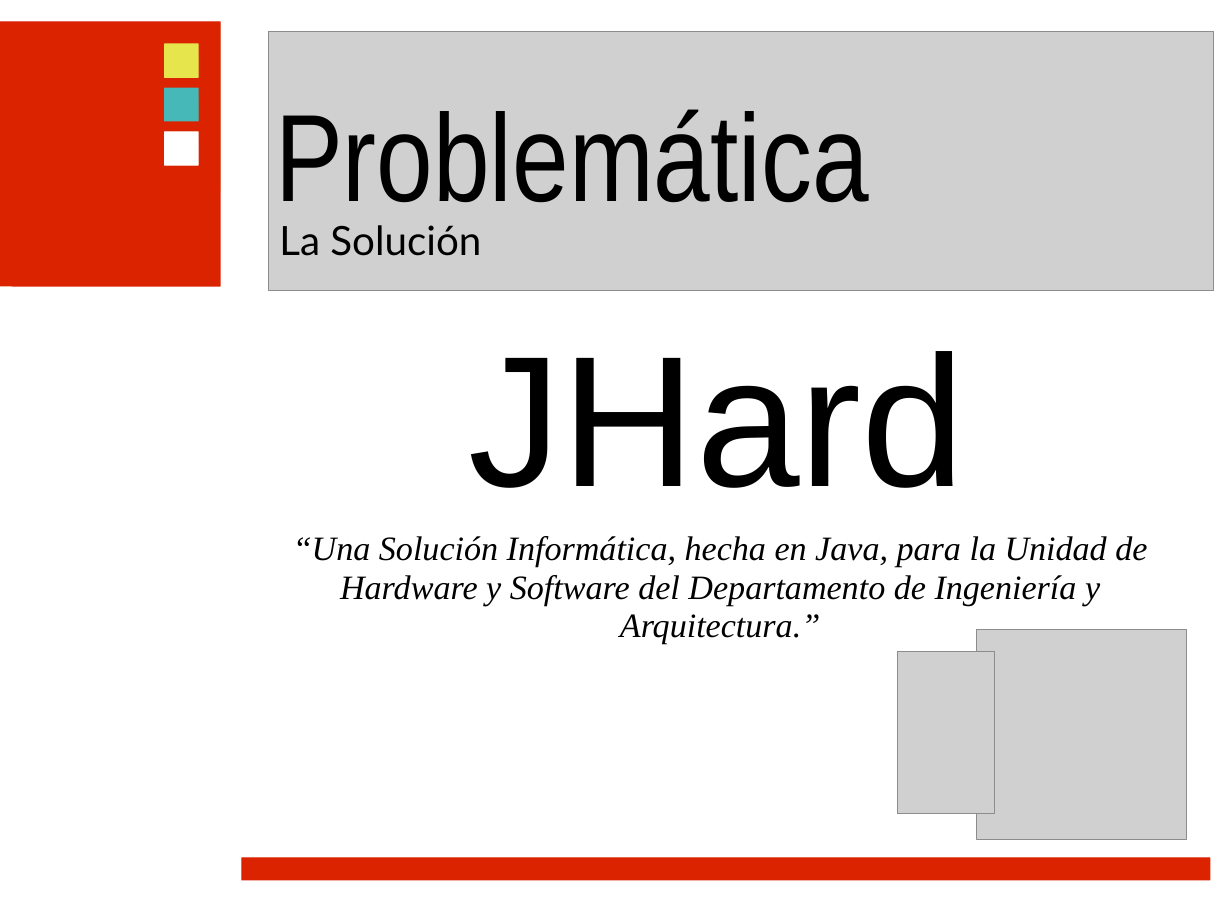
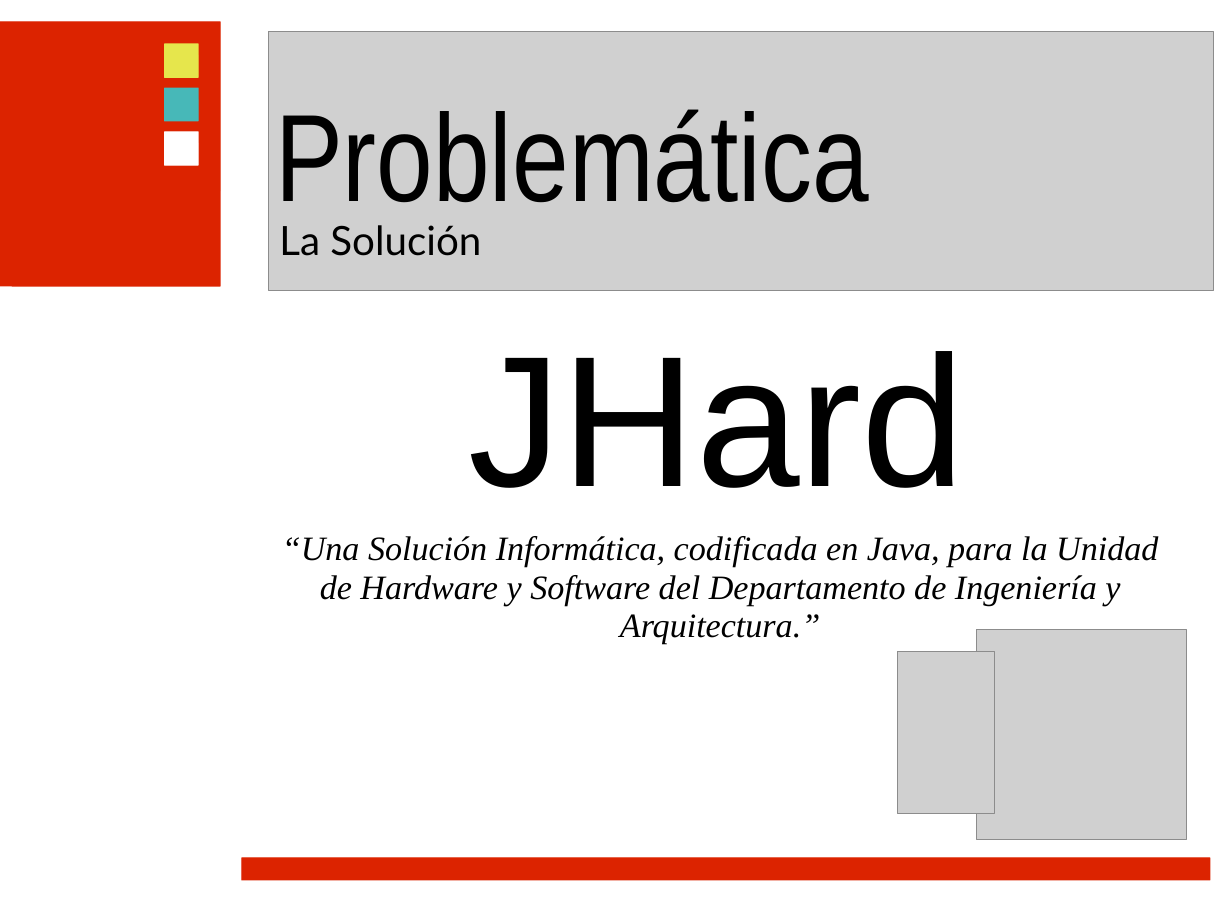
Before and after one commit to ramayac/jhard, a slide deck: slide 9 of presentaciones/primera defensa/jhard.ppt. Drawn at 1232x924 pixels with LibreOffice and Linux fonts; fonts in the diff are those of the drawing; grey boxes stand for pictures; background and template pictures are left out. Boxes give left, top, right and bottom in pixels: in the first picture for what was removed or moved away, otherwise in the second. Text is boxed around its words. In the diff, an @@ line names an element or a change of style, - is before the commit and + after.

Commit message:
fixes

```diff
--- a/presentaciones/primera defensa/jhard.ppt
+++ b/presentaciones/primera defensa/jhard.ppt
@@ text at (x1=282, y1=536, x2=1158, y2=644): text changed @@
-“Una Solución Informática, hecha en Java, para la Unidad de Hardware y Software del Departamento de Ingeniería y Arquitectura.”
+“Una Solución Informática, codificada en Java, para la Unidad de Hardware y Software del Departamento de Ingeniería y Arquitectura.”
```
